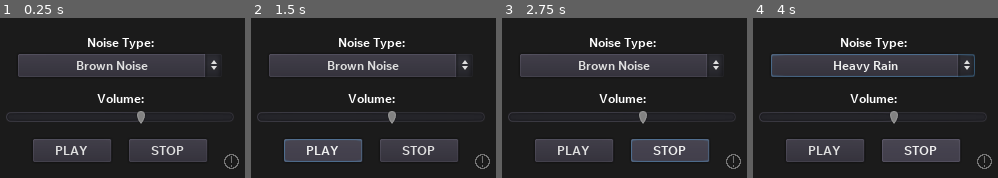
Above: before the commit, frames 1-4 (left to right).
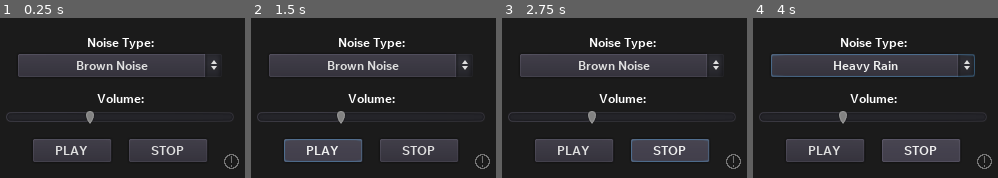
Above: after the commit, the same moments.

Repository: stixc/staticnoizer
Game: Godot game, scene res://scenes/app.tscn
Same seed, same stepped clock (60 frames per second), same inputs: the game is played once before the commit and once after it.
Inputs:
- Up to frame 1 (0.25 s): no input
- Up to frame 2 (1.5 s): click "PLAY" at 0.5 s; click "PLAY" at 1.25 s
- Up to frame 3 (2.75 s): click "STOP" at 2 s
- Up to frame 4 (4 s): click "Brown Noise" at 2.75 s; click "STOP" at 3.5 s

The runs differ from the first frame. In frame 1, 0.4% of the frame differs, in the area x 35-60%, y 58-67%; in frame 2, 0.4%; in frame 3, 0.4%; in frame 4, 0.4%.
Error before the commit: Attempt to call function 'show' in base 'null instance' on a null instance. (res://scenes/app.gd:31)

Commit message:
Volume on start-up is now quieter

Diff:
--- a/default_bus_layout.tres
+++ b/default_bus_layout.tres
@@ -5,5 +5,5 @@
 bus/1/solo = false
 bus/1/mute = false
 bus/1/bypass_fx = false
-bus/1/volume_db = -4.50411
+bus/1/volume_db = -8.79367
 bus/1/send = "Master"
--- a/scenes/app.gd
+++ b/scenes/app.gd
@@ -26,9 +26,9 @@
 			audio_nodes.append(child)
 
 	if is_celebrating == true:
-		$about_box/AppInfo2.hide()
+		$about_box/AppDesc.hide()
 	elif is_celebrating == false:
-		$about_box/AppInfo2.show()
+		$about_box/AppDesc.show()
 
 	date_check()
 	change_sound()
